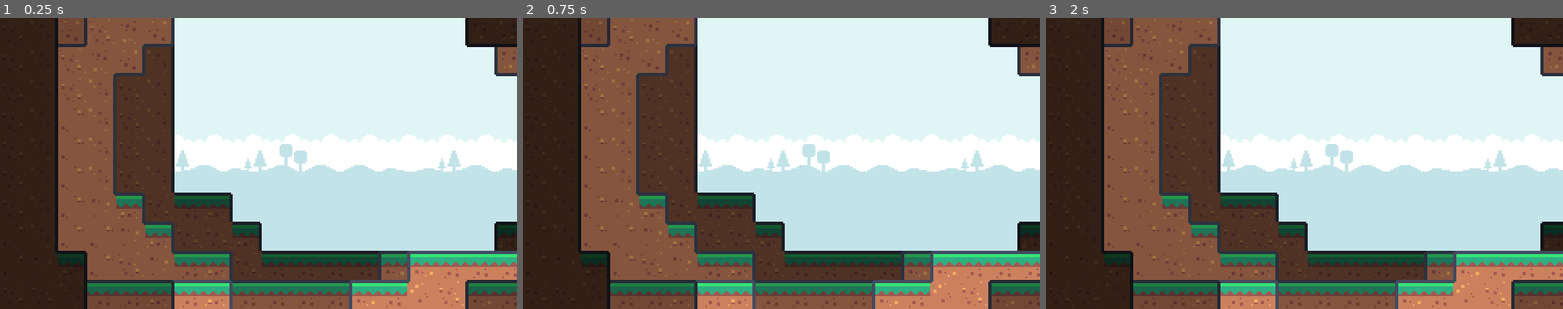
Above: before the commit, frames 1-3 (left to right).
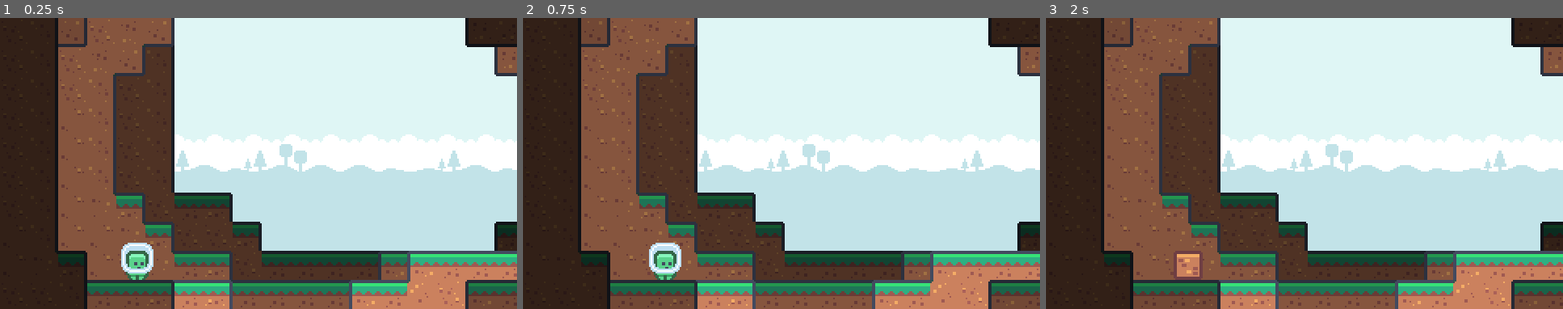
Above: after the commit, the same moments.

Repository: FerCamarena/Godot-SunnyLand_Game
Game: Godot game, scene res://Scenes/test_scene.tscn
The game is run twice, just before and just after one commit, with the same random seed, the same clock (stepped at 60 frames per second) and the same inputs.
Inputs:
- Up to frame 1 (0.25 s): no input
- Up to frame 2 (0.75 s): tap Enter at 0.5 s; hold D (move_right) from 0.53 s (still down); tap Space (morph) at 0.6 s
- Up to frame 3 (2 s): keep holding D (move_right); tap W (jump) at 0.77, 1.52 s; tap Space (morph) at 1.25, 1.35 s

The runs differ from the first frame. In frame 1, 0.7% of the frame differs, in the area x 23-30%, y 77-90%; in frame 2, 0.7%; in frame 3, 0.3%.

Commit message:
Hotfix: player importing crash
Fix player character Block scene reference to impeed crashes while loading and importing its PlayerCharacter script.

Diff:
--- a/Prefabs/BasePlayer.tscn
+++ b/Prefabs/BasePlayer.tscn
@@ -1,6 +1,7 @@
 [gd_scene load_steps=8 format=3 uid="uid://blji4xi2wujrn"]
 
 [ext_resource type="Script" path="res://Scripts/Player/PlayerCharacter.gd" id="1_llowg"]
+[ext_resource type="PackedScene" uid="uid://b840s1vtqdve8" path="res://Prefabs/Block.tscn" id="2_y55lc"]
 [ext_resource type="Texture2D" uid="uid://dv8tuujxo4snb" path="res://Sprites/Tilesets/characters_spritesheet.png" id="3_in1sb"]
 
 [sub_resource type="RectangleShape2D" id="RectangleShape2D_y4m7f"]
